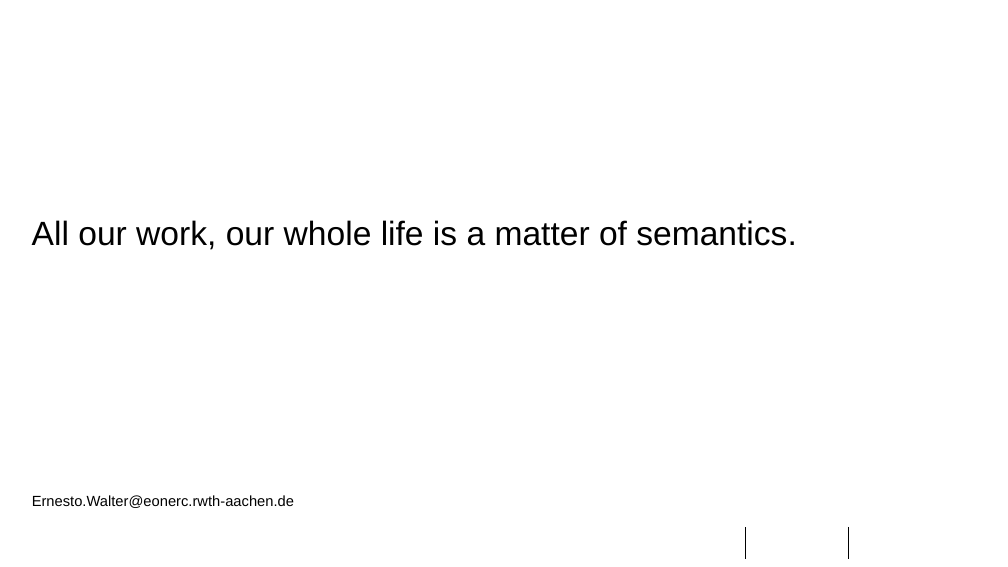
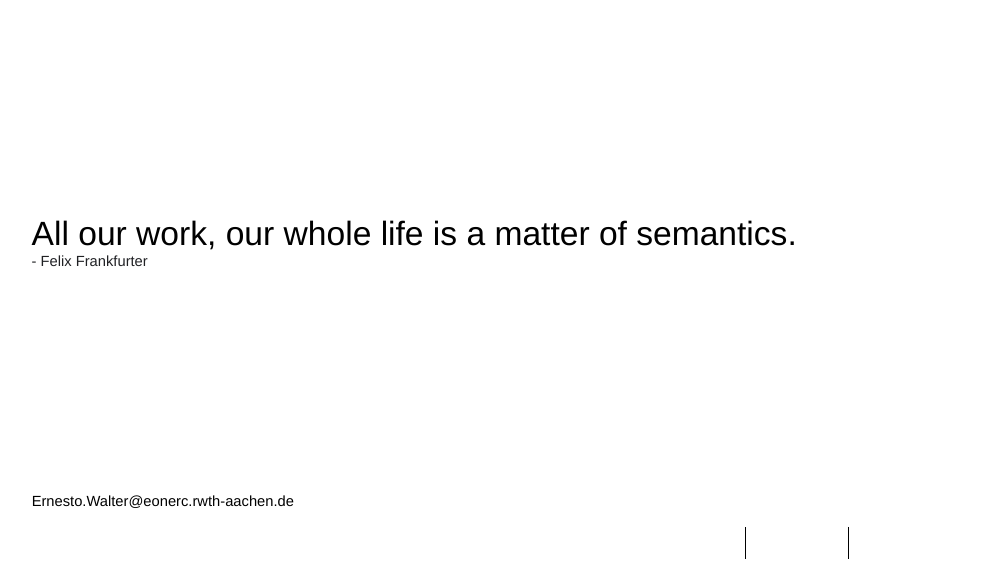
Before and after one commit to ErnestoVivas/FiBEM, a slide deck: slide 34 of docs/BA_Bergfest_Ernesto.pptx (slide 35 before the commit). Drawn at 1008x567 pixels with LibreOffice and Linux fonts; fonts in the diff are those of the drawing; background and template pictures are left out. Boxes give left, top, right and bottom in pixels: in the first picture for what was removed or moved away, otherwise in the second. Text is boxed around its words. In the diff, an @@ line names an element or a change of style, - is before the commit and + after.

```diff
--- a/docs/BA_Bergfest_Ernesto.pptx
+++ b/docs/BA_Bergfest_Ernesto.pptx
@@ text at (41,255,148,266): paragraph added @@
+- Felix Frankfurter
```
Also in this commit, not shown: 20 other slides changed, 3 slides added, 4 slides removed.
